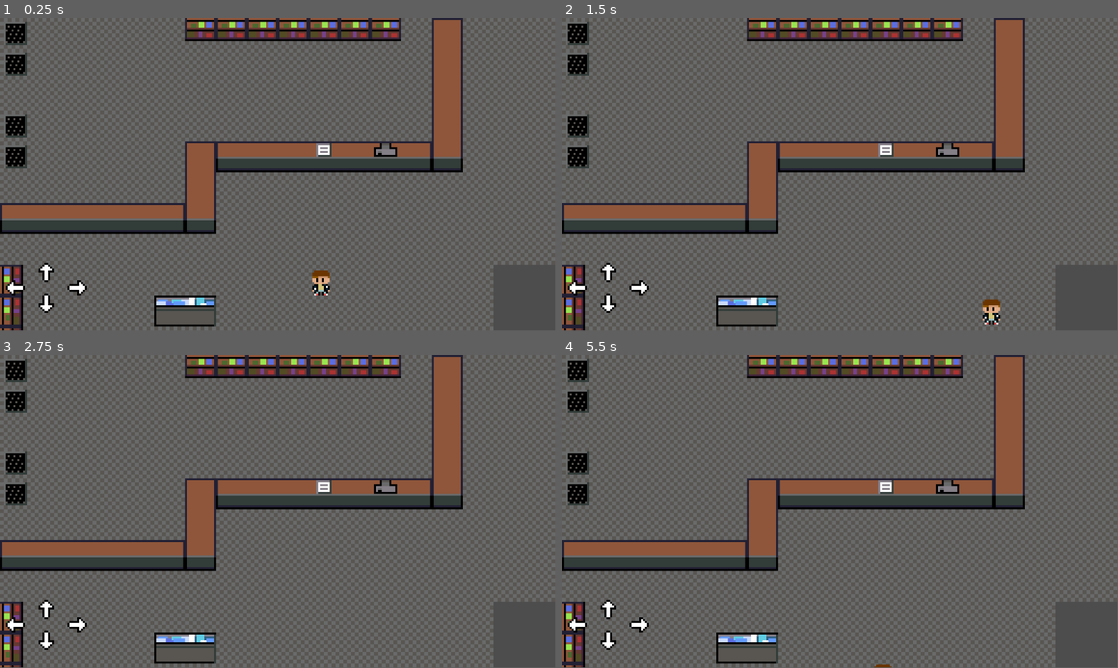
Above: before the commit, frames 1-4 (two rows, left to right).
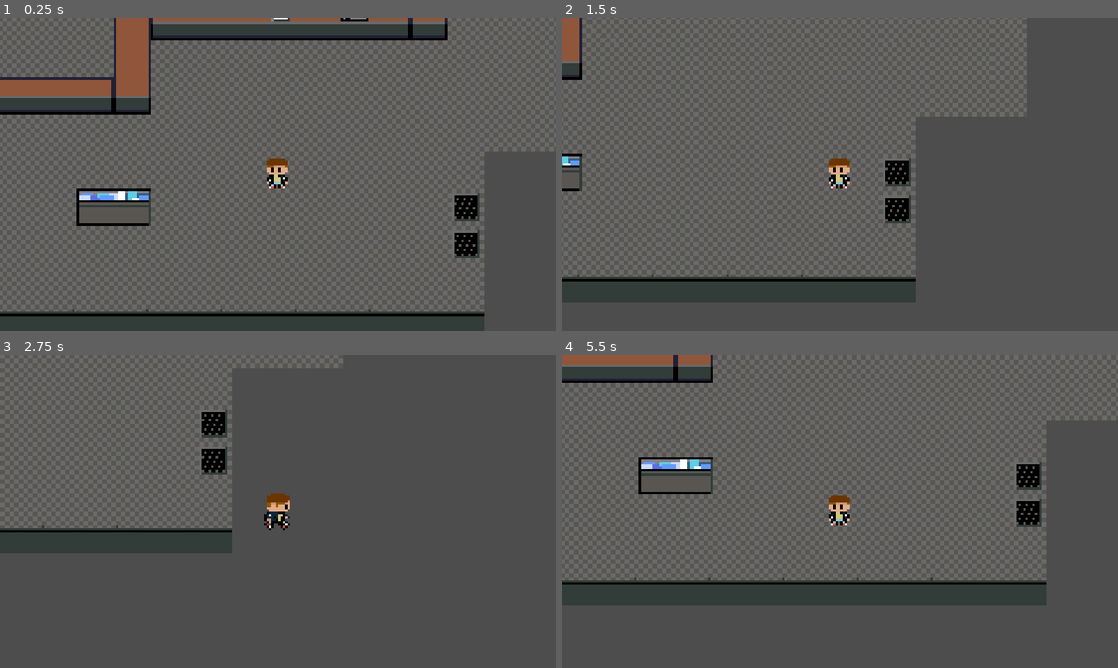
Above: after the commit, the same moments.

Repository: jmcgorey/locals_rpg
Game: Godot game, scene res://scenes/levels/diner_area.tscn
Two runs of this game, one before a commit and one after it. Both use one fixed random seed, a clock stepped at 60 frames per second and the inputs below.
Inputs:
- Up to frame 1 (0.25 s): no input
- Up to frame 2 (1.5 s): hold D (move_right) 0.53-1.28 s; hold E (interact) 0.53-1.28 s; hold S (move_down) from 1.28 s (still down); tap E (interact) at 1.35 s
- Up to frame 3 (2.75 s): release S (move_down) at 2.03 s; hold D (move_right) from 2.03 s (still down); hold E (interact) from 2.03 s (still down)
- Up to frame 4 (5.5 s): release D (move_right) at 2.78 s; release E (interact) at 2.78 s; hold W (move_up) 2.78-3.53 s; tap E (interact) at 2.85, 4.35 s; hold E (interact) 3.53-4.28 s; hold A (move_left) 3.53-5.03 s; hold S (move_down) from 5.03 s (still down); hold E (interact) from 5.03 s (still down)
In our replay, the window is 799x449 before the commit and 800x450 after it. These sizes can differ from the game's own. Grey fills any space a smaller window leaves; there, only what the larger window draws over its background counts as a difference.

The runs differ from the first frame. In frame 1, 30% of the frame differs, in the area x 0-100%, y 0-100%; in frame 2, 35%; in frame 3, 44%; in frame 4, 37%.

Commit message:
make player camera better

Diff:
--- a/project.godot
+++ b/project.godot
@@ -18,6 +18,13 @@
 [autoload]
 
 InteractionManager="*res://scripts/interaction/interaction_manager.gd"
+
+[display]
+
+window/size/viewport_width=960
+window/size/viewport_height=540
+window/stretch/mode="viewport"
+window/stretch/scale=2.0
 
 [input]
 
--- a/scenes/levels/diner_area.tscn
+++ b/scenes/levels/diner_area.tscn
@@ -72,7 +72,7 @@
 tile_set = SubResource("TileSet_nf7rl")
 
 [node name="ForegroundTiles" type="TileMapLayer" parent="."]
-tile_map_data = PackedByteArray("AAAAAAAAAAABAAMAAAAAAAEAAAA …(800 unchanged characters)… CAAEAAAAGAAAAAAACAAEAAAAHAAAAAAACAAEAAAA=")
+tile_map_data = PackedByteArray("AAAAAAAAAAABAAMAAAAAAAEAAAA …(800 unchanged characters)… CAAEAAAAGAAAAAAACAAEAAAAHAAAAAAACAAEAAAAPAAkAAAABAAMAAAAPAAoAAAABAAMAAAA=")
 tile_set = SubResource("TileSet_nfkdu")
 
 [node name="MenuArea" parent="." instance=ExtResource("2_5snhd")]
@@ -87,12 +87,3 @@
 offset_top = 208.0
 offset_right = -40.0
 offset_bottom = 208.0
-
-[node name="Camera2D" type="Camera2D" parent="."]
-anchor_mode = 0
-zoom = Vector2(4, 4)
-limit_left = 0
-limit_top = 0
-limit_right = 304
-limit_bottom = 208
-editor_draw_limits = true
--- a/scenes/levels/diner_overworld.tscn
+++ b/scenes/levels/diner_overworld.tscn
@@ -192,4 +192,5 @@
 shape = SubResource("RectangleShape2D_i222j")
 
 [node name="Player" parent="." instance=ExtResource("2_hxrqa")]
+z_index = 1
 position = Vector2(240, 184)
--- a/scenes/player/player.tscn
+++ b/scenes/player/player.tscn
@@ -215,3 +215,6 @@
 [node name="CollisionShape2D" type="CollisionShape2D" parent="."]
 position = Vector2(0, 3.5)
 shape = SubResource("RectangleShape2D_mupjf")
+
+[node name="Camera2D" type="Camera2D" parent="."]
+zoom = Vector2(2, 2)
